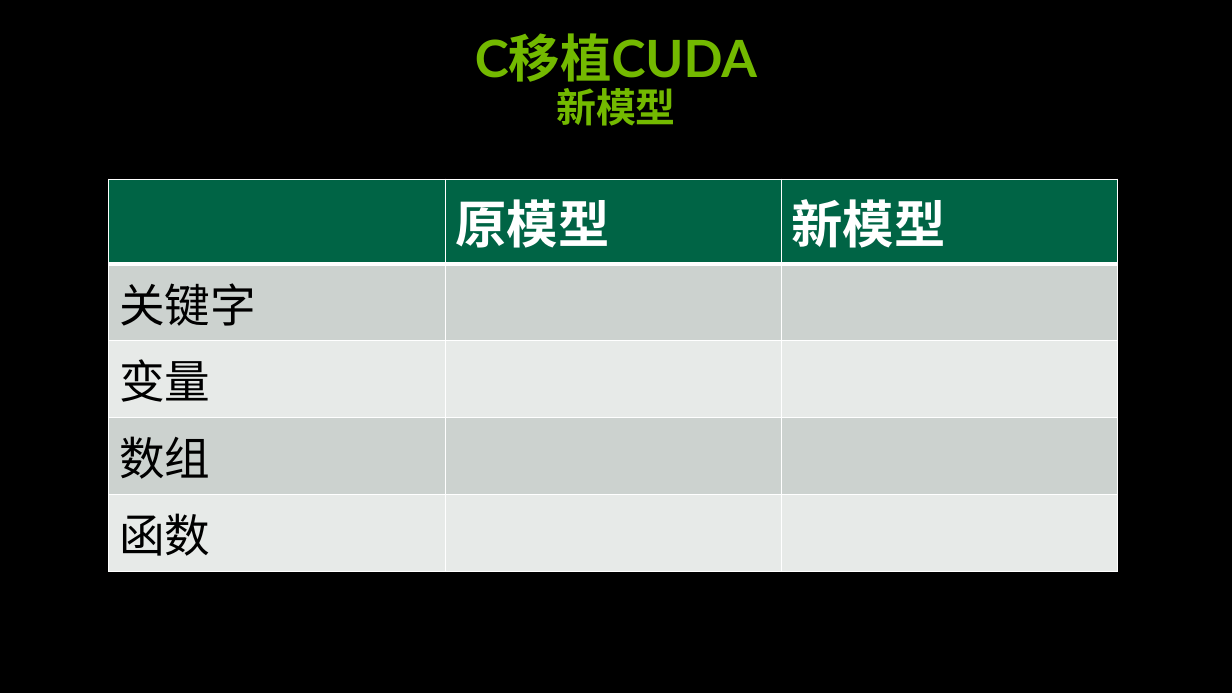
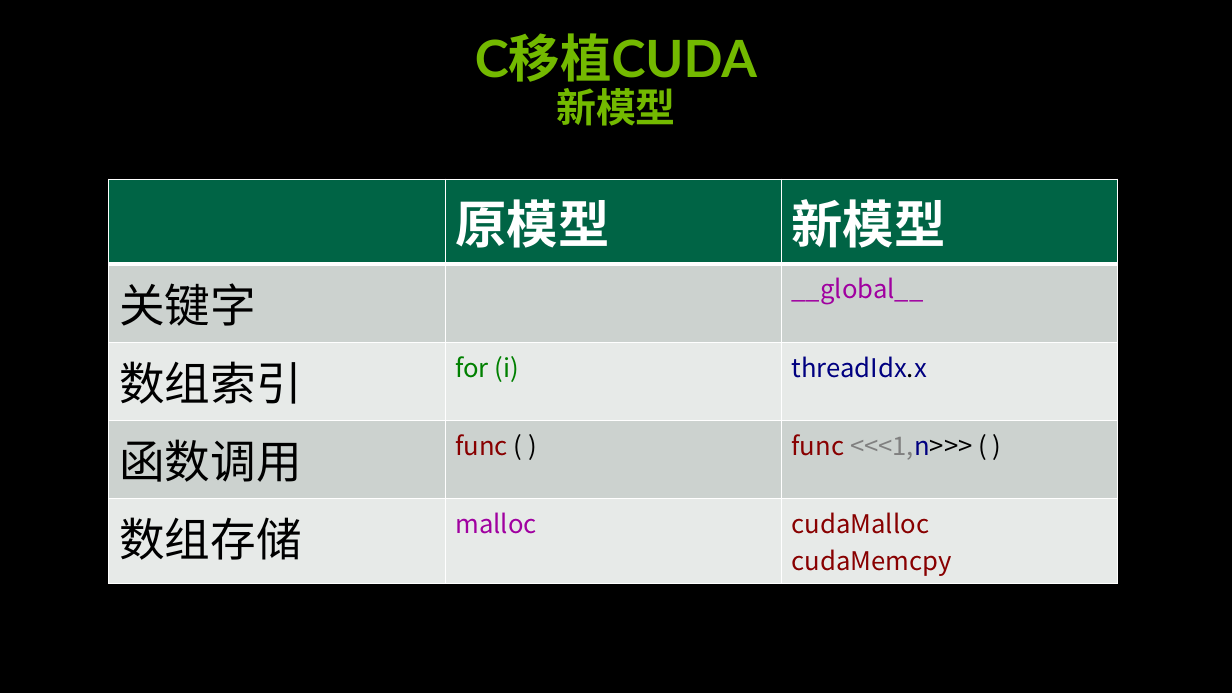
Before and after one commit to soulsheng/CUDA-Practice, a slide deck: slide 7 of doc/cuda_training_day1_pm(20141219Liu).pptx. Drawn at 1232x693 pixels with LibreOffice and Linux fonts; fonts in the diff are those of the drawing; background and template pictures are left out. Boxes give left, top, right and bottom in pixels: in the first picture for what was removed or moved away, otherwise in the second. Text is boxed around its words. In the diff, an @@ line names an element or a change of style, - is before the commit and + after.

```diff
--- a/doc/cuda_training_day1_pm(20141219Liu).pptx
+++ b/doc/cuda_training_day1_pm(20141219Liu).pptx
@@ table at bbox=[109, 180, 1119, 580] @@
-row 2, column 3: 
+row 2, column 3: __global__
-row 3: 变量 |  | 
+row 3: 数组索引 | for (i) | threadIdx.x
-row 4: 数组 |  | 
+row 4: 函数调用 | func ( ) | func <<<1,n>>> ( )
-row 5: 函数 |  | 
+row 5: 数组存储 | malloc | cudaMalloc / cudaMemcpy
```
Also in this commit, not shown: 3 other slides changed, 1 slide added.
